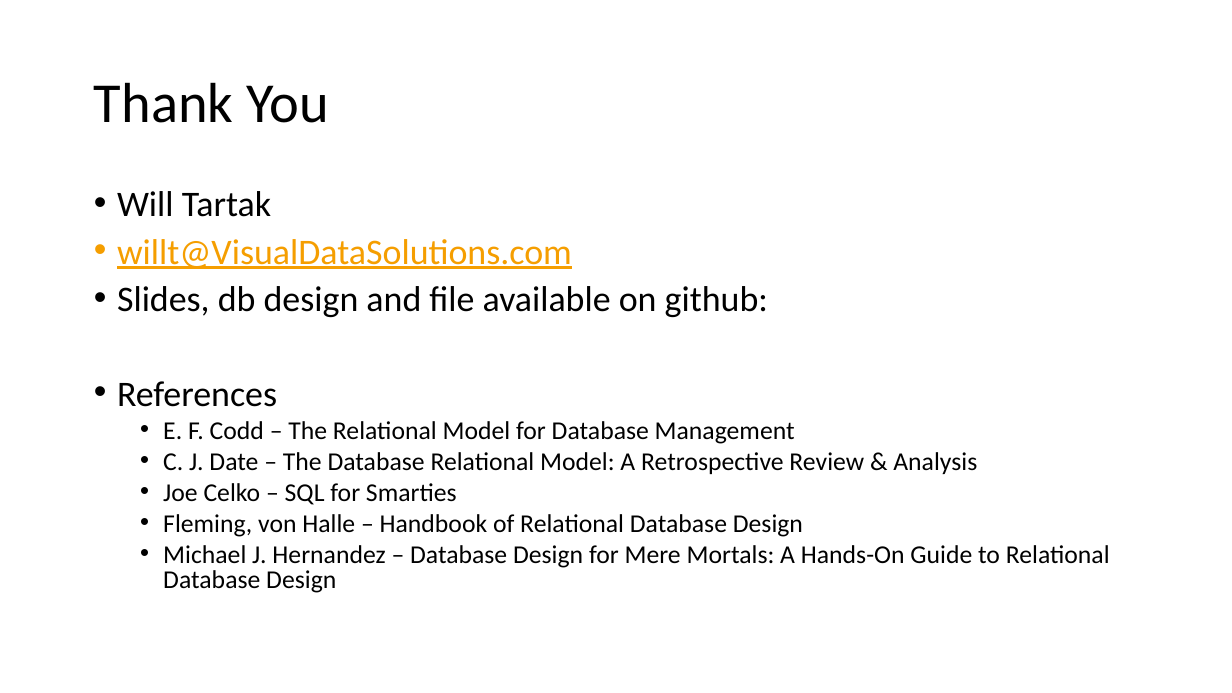
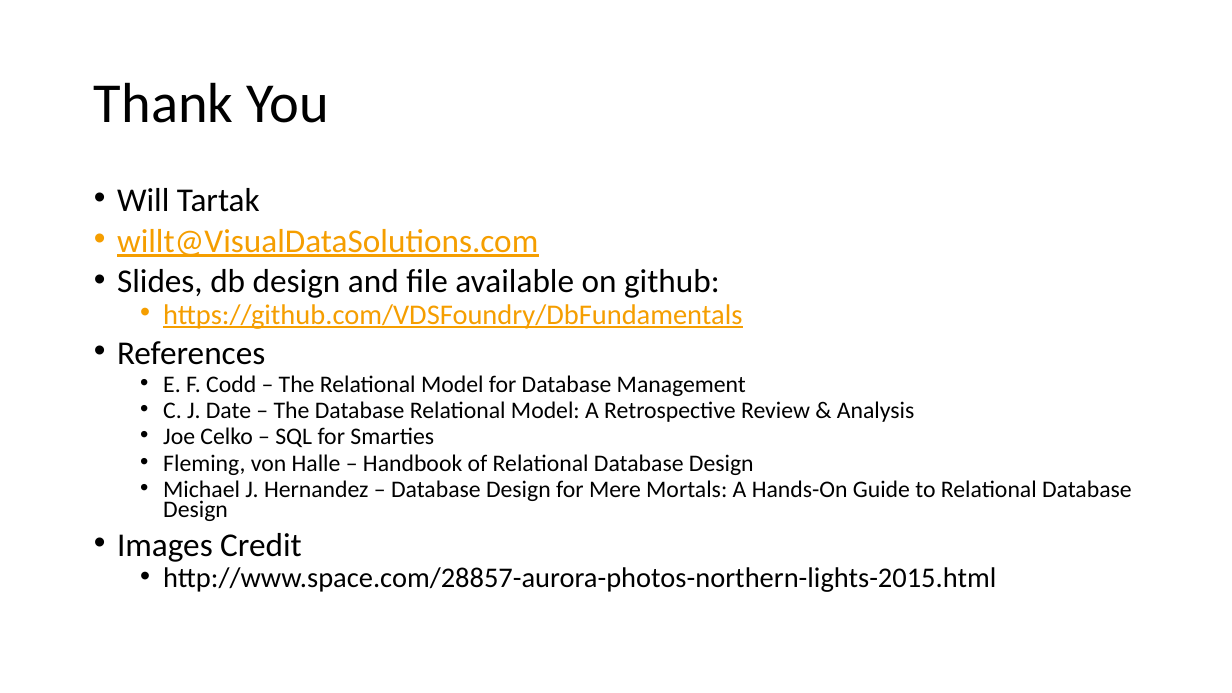
Before and after one commit to VDSFoundry/DbFundamentals, a slide deck: slide 24 of Db Design Fundamentals - Intro.pptx (slide 23 before the commit). Drawn at 1232x693 pixels with LibreOffice and Linux fonts; fonts in the diff are those of the drawing; background and template pictures are left out. Boxes give left, top, right and bottom in pixels: in the first picture for what was removed or moved away, otherwise in the second. Text is boxed around its words. In the diff, an @@ line names an element or a change of style, - is before the commit and + after.

Commit message:
Added borealis images and pitfalls. Ready for Code Camp.

```diff
--- a/Db Design Fundamentals - Intro.pptx
+++ b/Db Design Fundamentals - Intro.pptx
@@ text at [117,188,1132,521]: size 28 to 25.9 pt in "Will Tartak", "willt@VisualDataSolutions.com", "Slides, db design and file available on ...", "References"; size 20 to 18.5 pt in "E. F. Codd – The Relational Model ...", "C. J. Date – The Database Relational ...", "Joe Celko – SQL for Smarties", "Fleming, von Halle – Handbook of Relational ..." and 1 more places; line spacing 0.8 to 0.7 @@
@@ text at [163,304,742,329]: paragraph added @@
+  • https://github.com/VDSFoundry/DbFundamentals
@@ text at [117,533,996,592]: paragraphs added @@
+• Images Credit
+  • http://www.space.com/28857-aurora-photos-northern-lights-2015.html
```
Also in this commit, not shown: 19 other slides changed, 1 slide added, 21 other files.
